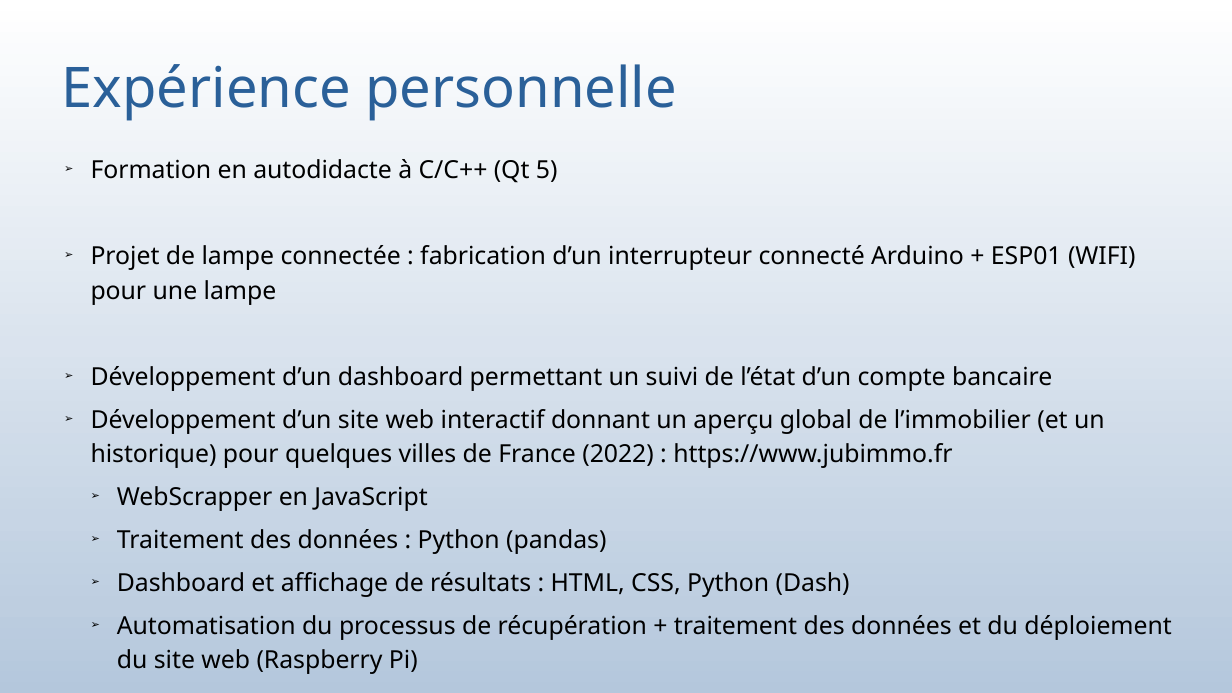
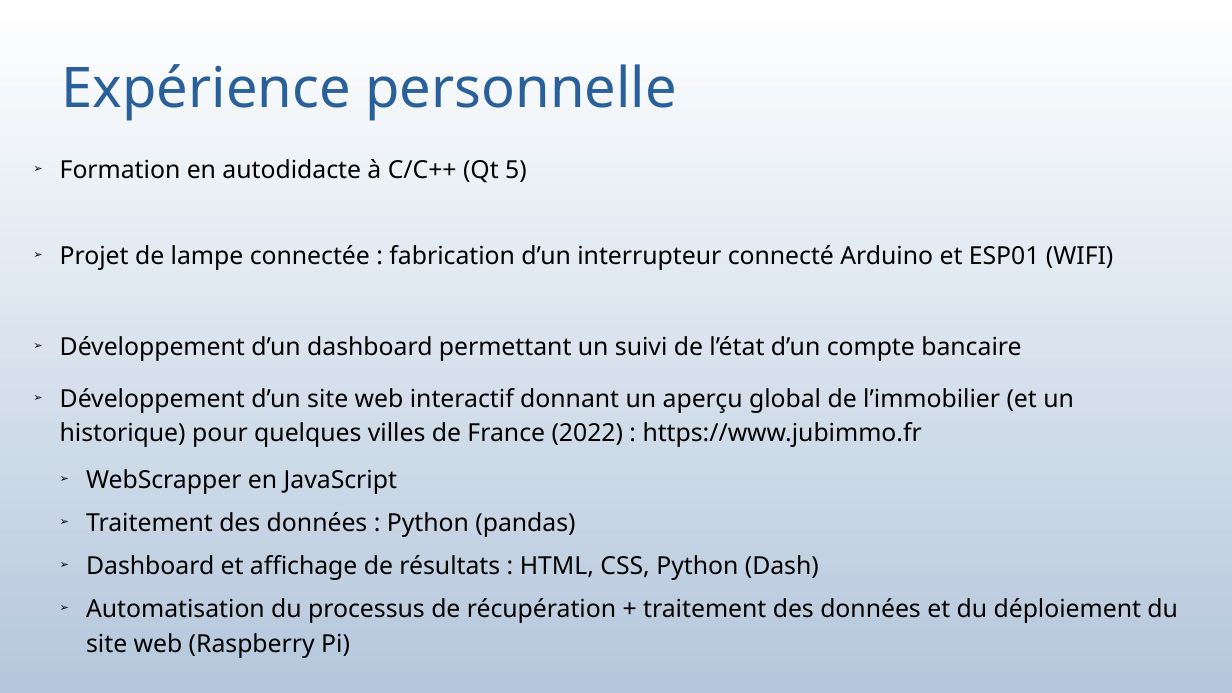
Before and after one commit to bauj/AJC_projet_belib, a slide deck: slide 3 of presentation_projet.odp. Drawn at 1232x693 pixels with LibreOffice and Linux fonts; fonts in the diff are those of the drawing. Boxes give left, top, right and bottom in pixels: in the first picture for what was removed or moved away, otherwise in the second. Text is boxed around its words. In the diff, an @@ line names an element or a change of style, - is before the commit and + after.

```diff
--- a/presentation_projet.odp
+++ b/presentation_projet.odp
@@ subtitle "Formation en autodidacte à C/C++ ...": place and size @@
-subtitle "Formation en autodidacte à C/C++ ..." at [91,159,1171,674]
+subtitle "Formation en autodidacte à C/C++ ..." at [60,159,1178,658]
@@ subtitle at [60,245,1113,270]: text changed @@
-➢ Projet de lampe connectée : fabrication d’un interrupteur connecté Arduino + ESP01 (WIFI) pour une lampe
+➢ Projet de lampe connectée : fabrication d’un interrupteur connecté Arduino et ESP01 (WIFI)
@@ subtitle at [60,336,1074,447]: more space between paragraphs @@
```
Also in this commit, not shown: 3 other slides changed, 12 other files.
